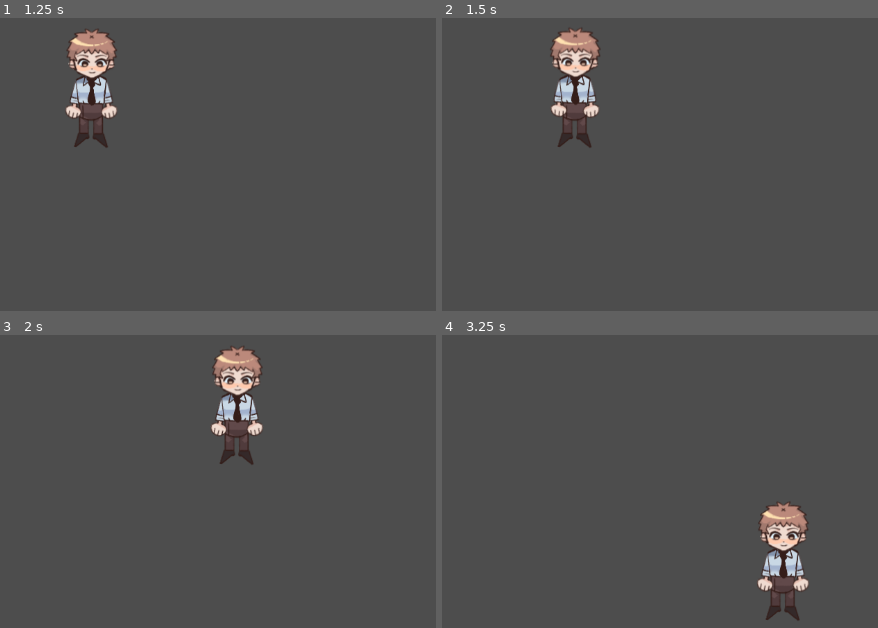
Above: before the commit, frames 1-4 (two rows, left to right).
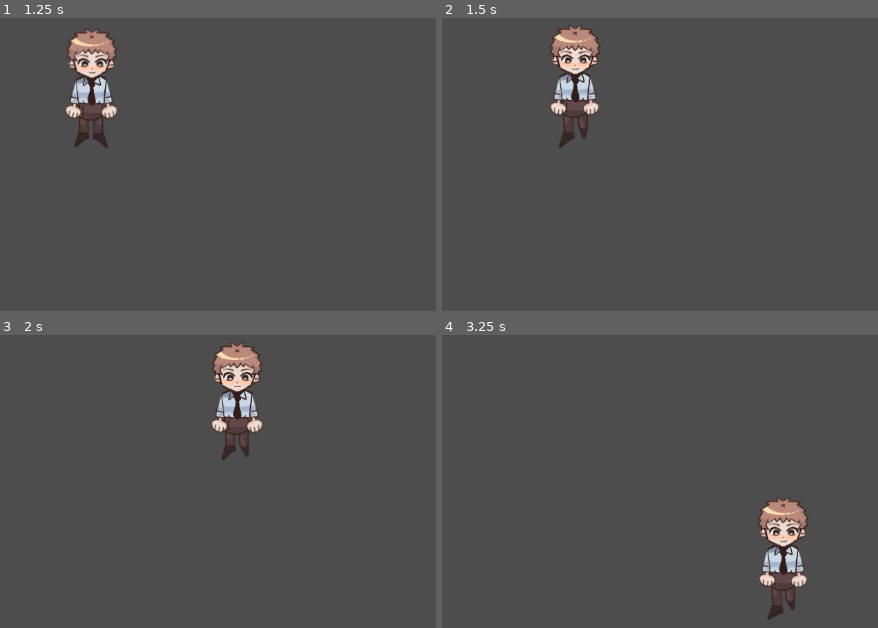
Above: after the commit, the same moments.

Repository: HogRidee/dokidoki2
Game: Godot game, scene res://scenes/main_menu.tscn
The game is run twice, just before and just after one commit, with the same random seed, the same clock (stepped at 60 frames per second) and the same inputs.
Inputs:
- Up to frame 1 (1.25 s): click "INICIAR" at 0.5 s
- Up to frame 2 (1.5 s): tap Enter at 1.25 s; hold Right (ui_right) from 1.28 s (still down)
- Up to frame 3 (2 s): keep holding Right (ui_right)
- Up to frame 4 (3.25 s): release Right (ui_right) at 2.03 s; hold Down (ui_down) 2.03-2.78 s; hold Right (ui_right) from 2.78 s (still down)

Frame 1 is identical in both runs. In frame 2, 1.8% of the frame differs, in the area x 24-37%, y 2-45%; in frame 3, 2.0%; in frame 4, 2.2%, in the area x 72-85%, y 55-98%.

Commit message:
Add walking animation to player

Diff:
--- a/scenes/player.tscn
+++ b/scenes/player.tscn
@@ -1,7 +1,8 @@
-[gd_scene load_steps=25 format=3 uid="uid://dwerx5w6e2tip"]
+[gd_scene load_steps=46 format=3 uid="uid://dwerx5w6e2tip"]
 
 [ext_resource type="Script" path="res://scripts/player.gd" id="1_l6oba"]
 [ext_resource type="Texture2D" uid="uid://bmchvv1eyi4kp" path="res://assets/sprites/Prota parado-sheet.png" id="1_rehah"]
+[ext_resource type="Texture2D" uid="uid://cfv5h5ibsnsxh" path="res://assets/sprites/Prota caminando.png" id="3_db42w"]
 
 [sub_resource type="AtlasTexture" id="AtlasTexture_iay5f"]
 atlas = ExtResource("1_rehah")
@@ -82,6 +83,86 @@
 [sub_resource type="AtlasTexture" id="AtlasTexture_bwlq6"]
 atlas = ExtResource("1_rehah")
 region = Rect2(1558, 0, 82, 176)
+
+[sub_resource type="AtlasTexture" id="AtlasTexture_5qsga"]
+atlas = ExtResource("3_db42w")
+region = Rect2(0, 0, 82, 184)
+
+[sub_resource type="AtlasTexture" id="AtlasTexture_amtym"]
+atlas = ExtResource("3_db42w")
+region = Rect2(82, 0, 82, 184)
+
+[sub_resource type="AtlasTexture" id="AtlasTexture_5n1mu"]
+atlas = ExtResource("3_db42w")
+region = Rect2(164, 0, 82, 184)
+
+[sub_resource type="AtlasTexture" id="AtlasTexture_ni3g5"]
+atlas = ExtResource("3_db42w")
+region = Rect2(246, 0, 82, 184)
+
+[sub_resource type="AtlasTexture" id="AtlasTexture_bmke6"]
+atlas = ExtResource("3_db42w")
+region = Rect2(328, 0, 82, 184)
+
+[sub_resource type="AtlasTexture" id="AtlasTexture_86sxq"]
+atlas = ExtResource("3_db42w")
+region = Rect2(410, 0, 82, 184)
+
+[sub_resource type="AtlasTexture" id="AtlasTexture_o6wlm"]
+atlas = ExtResource("3_db42w")
+region = Rect2(492, 0, 82, 184)
+
+[sub_resource type="AtlasTexture" id="AtlasTexture_o04hh"]
+atlas = ExtResource("3_db42w")
+region = Rect2(574, 0, 82, 184)
+
+[sub_resource type="AtlasTexture" id="AtlasTexture_q1iwq"]
+atlas = ExtResource("3_db42w")
+region = Rect2(656, 0, 82, 184)
+
+[sub_resource type="AtlasTexture" id="AtlasTexture_vdd8a"]
+atlas = ExtResource("3_db42w")
+region = Rect2(738, 0, 82, 184)
+
+[sub_resource type="AtlasTexture" id="AtlasTexture_bvr3b"]
+atlas = ExtResource("3_db42w")
+region = Rect2(820, 0, 82, 184)
+
+[sub_resource type="AtlasTexture" id="AtlasTexture_nipf6"]
+atlas = ExtResource("3_db42w")
+region = Rect2(902, 0, 82, 184)
+
+[sub_resource type="AtlasTexture" id="AtlasTexture_b002g"]
+atlas = ExtResource("3_db42w")
+region = Rect2(984, 0, 82, 184)
+
+[sub_resource type="AtlasTexture" id="AtlasTexture_0omah"]
+atlas = ExtResource("3_db42w")
+region = Rect2(1066, 0, 82, 184)
+
+[sub_resource type="AtlasTexture" id="AtlasTexture_s2lut"]
+atlas = ExtResource("3_db42w")
+region = Rect2(1148, 0, 82, 184)
+
+[sub_resource type="AtlasTexture" id="AtlasTexture_h6xa8"]
+atlas = ExtResource("3_db42w")
+region = Rect2(1230, 0, 82, 184)
+
+[sub_resource type="AtlasTexture" id="AtlasTexture_suf2o"]
+atlas = ExtResource("3_db42w")
+region = Rect2(1312, 0, 82, 184)
+
+[sub_resource type="AtlasTexture" id="AtlasTexture_x31qb"]
+atlas = ExtResource("3_db42w")
+region = Rect2(1394, 0, 82, 184)
+
+[sub_resource type="AtlasTexture" id="AtlasTexture_vctj2"]
+atlas = ExtResource("3_db42w")
+region = Rect2(1476, 0, 82, 184)
+
+[sub_resource type="AtlasTexture" id="AtlasTexture_o38yj"]
+atlas = ExtResource("3_db42w")
+region = Rect2(1558, 0, 82, 184)
 
 [sub_resource type="SpriteFrames" id="SpriteFrames_qxl8q"]
 animations = [{
@@ -149,6 +230,71 @@
 "loop": true,
 "name": &"idle",
 "speed": 20.0
+}, {
+"frames": [{
+"duration": 1.0,
+"texture": SubResource("AtlasTexture_5qsga")
+}, {
+"duration": 1.0,
+"texture": SubResource("AtlasTexture_amtym")
+}, {
+"duration": 1.0,
+"texture": SubResource("AtlasTexture_5n1mu")
+}, {
+"duration": 1.0,
+"texture": SubResource("AtlasTexture_ni3g5")
+}, {
+"duration": 1.0,
+"texture": SubResource("AtlasTexture_bmke6")
+}, {
+"duration": 1.0,
+"texture": SubResource("AtlasTexture_86sxq")
+}, {
+"duration": 1.0,
+"texture": SubResource("AtlasTexture_o6wlm")
+}, {
+"duration": 1.0,
+"texture": SubResource("AtlasTexture_o04hh")
+}, {
+"duration": 1.0,
+"texture": SubResource("AtlasTexture_q1iwq")
+}, {
+"duration": 1.0,
+"texture": SubResource("AtlasTexture_vdd8a")
+}, {
+"duration": 1.0,
+"texture": SubResource("AtlasTexture_bvr3b")
+}, {
+"duration": 1.0,
+"texture": SubResource("AtlasTexture_nipf6")
+}, {
+"duration": 1.0,
+"texture": SubResource("AtlasTexture_b002g")
+}, {
+"duration": 1.0,
+"texture": SubResource("AtlasTexture_0omah")
+}, {
+"duration": 1.0,
+"texture": SubResource("AtlasTexture_s2lut")
+}, {
+"duration": 1.0,
+"texture": SubResource("AtlasTexture_h6xa8")
+}, {
+"duration": 1.0,
+"texture": SubResource("AtlasTexture_suf2o")
+}, {
+"duration": 1.0,
+"texture": SubResource("AtlasTexture_x31qb")
+}, {
+"duration": 1.0,
+"texture": SubResource("AtlasTexture_vctj2")
+}, {
+"duration": 1.0,
+"texture": SubResource("AtlasTexture_o38yj")
+}],
+"loop": true,
+"name": &"walk_down",
+"speed": 20.0
 }]
 
 [sub_resource type="CapsuleShape2D" id="CapsuleShape2D_s4ulc"]
@@ -160,9 +306,7 @@
 
 [node name="AnimatedSprite2D" type="AnimatedSprite2D" parent="."]
 sprite_frames = SubResource("SpriteFrames_qxl8q")
-animation = &"idle"
-autoplay = "idle"
-frame_progress = 0.196835
+animation = &"walk_down"
 
 [node name="CollisionShape2D" type="CollisionShape2D" parent="."]
 shape = SubResource("CapsuleShape2D_s4ulc")
--- a/scripts/player.gd
+++ b/scripts/player.gd
@@ -1,6 +1,7 @@
 extends CharacterBody2D
 
 var SPEED = 300
+@onready var animated_sprite = $AnimatedSprite2D
 
 func _physics_process(delta):
 	var input_vector = Vector2.ZERO
@@ -9,6 +10,8 @@
 	input_vector = input_vector.normalized()
 	if input_vector:
 		velocity = input_vector * SPEED
+		animated_sprite.play("walk_down")
 	else:
 		velocity = input_vector
+		animated_sprite.play("idle")
 	move_and_slide()
Binary file added: assets/sprites/Prota caminando.png
Not shown, added: assets/sprites/Prota caminando.png.import
